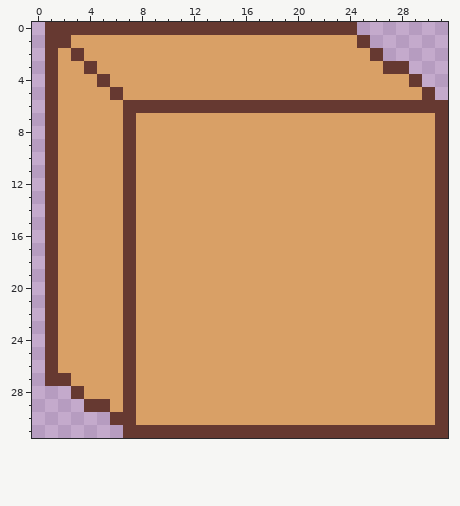
File history of a pixel-art sprite, assets/box.png. The picture above is the old version.
The file is 32x32 pixels.
Now the later version:
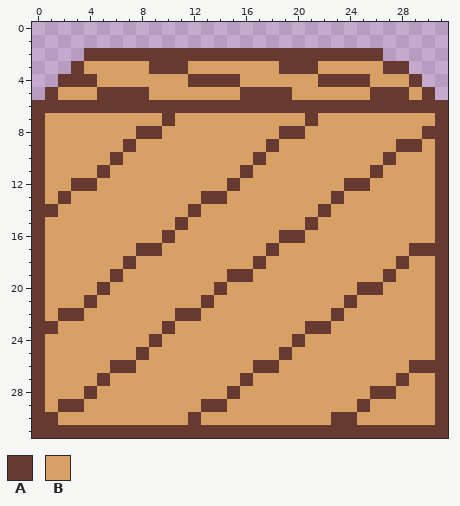
Palette (. is transparent): A #663931  B #d9a066
Change:
@@ x 0..31 @@
- 0 .AAAAAAAAAAAAAAAAAAAAAAAA.......
- 1 .AABBBBBBBBBBBBBBBBBBBBBBA......
- 2 .ABABBBBBBBBBBBBBBBBBBBBBBA.....
- 3 .ABBABBBBBBBBBBBBBBBBBBBBBBAA...
- 4 .ABBBABBBBBBBBBBBBBBBBBBBBBBBA..
- 5 .ABBBBABBBBBBBBBBBBBBBBBBBBBBBA.
- 6 .ABBBBBAAAAAAAAAAAAAAAAAAAAAAAAA
- 7 .ABBBBBABBBBBBBBBBBBBBBBBBBBBBBA
- 8 .ABBBBBABBBBBBBBBBBBBBBBBBBBBBBA
- 9 .ABBBBBABBBBBBBBBBBBBBBBBBBBBBBA
-10 .ABBBBBABBBBBBBBBBBBBBBBBBBBBBBA
-11 .ABBBBBABBBBBBBBBBBBBBBBBBBBBBBA
-12 .ABBBBBABBBBBBBBBBBBBBBBBBBBBBBA
-13 .ABBBBBABBBBBBBBBBBBBBBBBBBBBBBA
-14 .ABBBBBABBBBBBBBBBBBBBBBBBBBBBBA
-15 .ABBBBBABBBBBBBBBBBBBBBBBBBBBBBA
-16 .ABBBBBABBBBBBBBBBBBBBBBBBBBBBBA
-17 .ABBBBBABBBBBBBBBBBBBBBBBBBBBBBA
-18 .ABBBBBABBBBBBBBBBBBBBBBBBBBBBBA
-19 .ABBBBBABBBBBBBBBBBBBBBBBBBBBBBA
-20 .ABBBBBABBBBBBBBBBBBBBBBBBBBBBBA
-21 .ABBBBBABBBBBBBBBBBBBBBBBBBBBBBA
-22 .ABBBBBABBBBBBBBBBBBBBBBBBBBBBBA
-23 .ABBBBBABBBBBBBBBBBBBBBBBBBBBBBA
-24 .ABBBBBABBBBBBBBBBBBBBBBBBBBBBBA
-25 .ABBBBBABBBBBBBBBBBBBBBBBBBBBBBA
-26 .ABBBBBABBBBBBBBBBBBBBBBBBBBBBBA
-27 .AABBBBABBBBBBBBBBBBBBBBBBBBBBBA
-28 ...ABBBABBBBBBBBBBBBBBBBBBBBBBBA
-29 ....AABABBBBBBBBBBBBBBBBBBBBBBBA
-30 ......AABBBBBBBBBBBBBBBBBBBBBBBA
-31 .......AAAAAAAAAAAAAAAAAAAAAAAAA
+ 0 ................................
+ 1 ................................
+ 2 ....AAAAAAAAAAAAAAAAAAAAAAA.....
+ 3 ...ABBBBBAAABBBBBBBAAABBBBBAA...
+ 4 ..AAABBBBBBBAAAABBBBBBAAAABBBA..
+ 5 .ABBBAAAABBBBBBBAAAABBBBBBAAABA.
+ 6 AAAAAAAAAAAAAAAAAAAAAAAAAAAAAAAA
+ 7 ABBBBBBBBBABBBBBBBBBBABBBBBBBBBA
+ 8 ABBBBBBBAABBBBBBBBBAABBBBBBBBBAA
+ 9 ABBBBBBABBBBBBBBBBABBBBBBBBBAABA
+10 ABBBBBABBBBBBBBBBABBBBBBBBBABBBA
+11 ABBBBABBBBBBBBBBABBBBBBBBBABBBBA
+12 ABBAABBBBBBBBBBABBBBBBBBAABBBBBA
+13 ABABBBBBBBBBBAABBBBBBBBABBBBBBBA
+14 AABBBBBBBBBBABBBBBBBBBABBBBBBBBA
+15 ABBBBBBBBBBABBBBBBBBBABBBBBBBBBA
+16 ABBBBBBBBBABBBBBBBBAABBBBBBBBBBA
+17 ABBBBBBBAABBBBBBBBABBBBBBBBBBAAA
+18 ABBBBBBABBBBBBBBBABBBBBBBBBBABBA
+19 ABBBBBABBBBBBBBAABBBBBBBBBBABBBA
+20 ABBBBABBBBBBBBABBBBBBBBBBAABBBBA
+21 ABBBABBBBBBBBABBBBBBBBBBABBBBBBA
+22 ABAABBBBBBBAABBBBBBBBBBABBBBBBBA
+23 AABBBBBBBBABBBBBBBBBBAABBBBBBBBA
+24 ABBBBBBBBABBBBBBBBBBABBBBBBBBBBA
+25 ABBBBBBBABBBBBBBBBBABBBBBBBBBBBA
+26 ABBBBBAABBBBBBBBBAABBBBBBBBBBAAA
+27 ABBBBABBBBBBBBBBABBBBBBBBBBBABBA
+28 ABBBABBBBBBBBBBABBBBBBBBBBAABBBA
+29 ABAABBBBBBBBBAABBBBBBBBBBABBBBBA
+30 AABBBBBBBBBBABBBBBBBBBBAABBBBBBA
+31 AAAAAAAAAAAAAAAAAAAAAAAAAAAAAAAA
Boxes around the changes in both pictures, in picture pixels (x1, y1, x2, y2):
changed: (32, 22, 435, 438)
